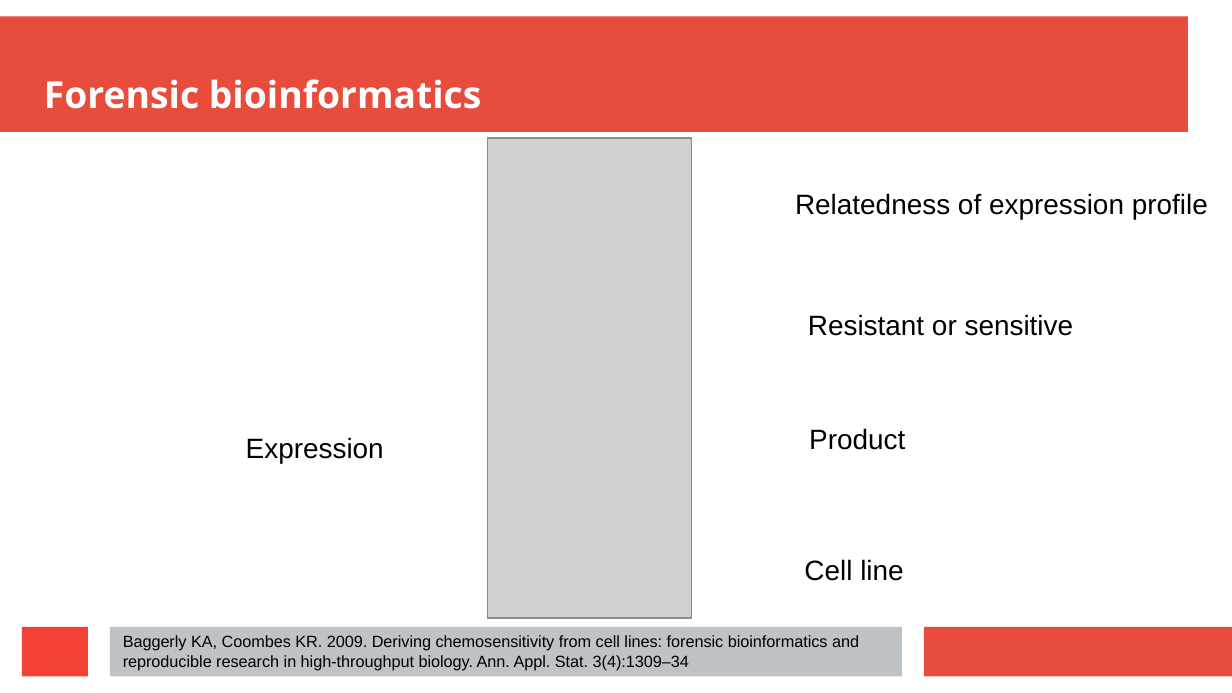
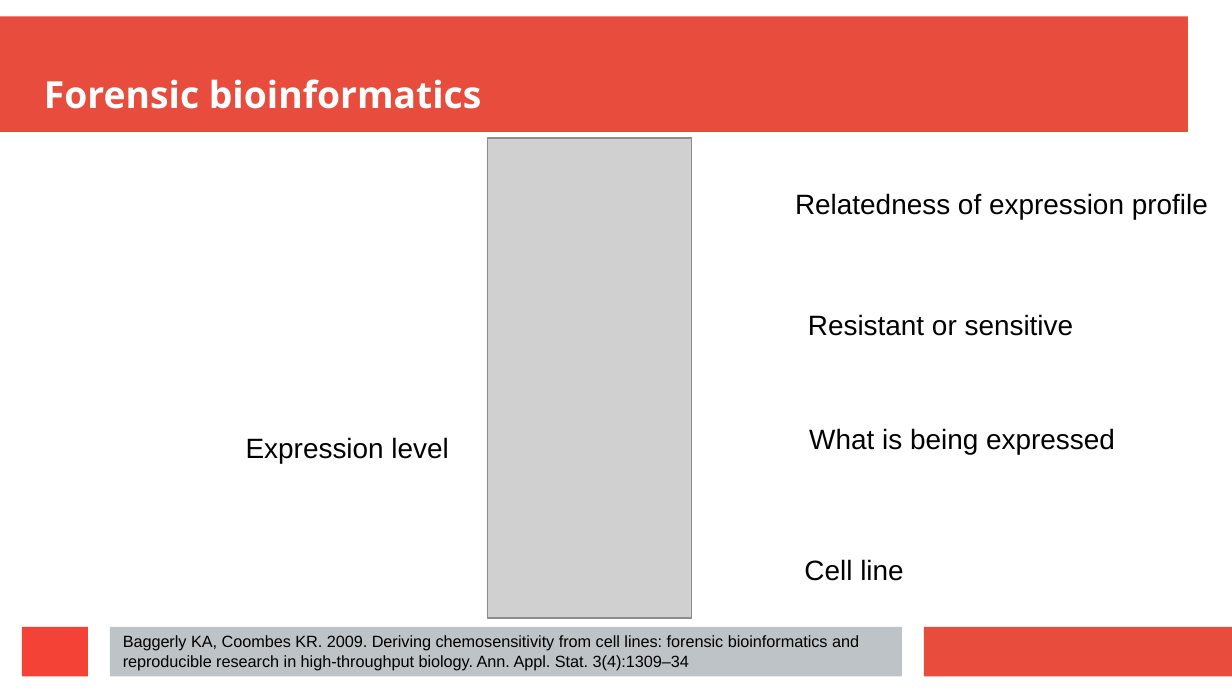
Before and after one commit to richelbilderbeek/journal_club_20220602, a slide deck: slide 13 of journal_club_20220602.odp (slide 9 before the commit). Drawn at 1232x693 pixels with LibreOffice and Linux fonts; fonts in the diff are those of the drawing; grey boxes stand for pictures. Boxes give left, top, right and bottom in pixels: in the first picture for what was removed or moved away, otherwise in the second. Text is boxed around its words. In the diff, an @@ line names an element or a change of style, - is before the commit and + after.

```diff
--- a/journal_club_20220602.odp
+++ b/journal_club_20220602.odp
@@ text at bbox=[246, 437, 448, 463]: text changed @@
-Expression
+Expression level
@@ text removed at bbox=[809, 428, 905, 450] @@
-Product
@@ text added at bbox=[809, 428, 1115, 454], 18 pt, text #000000 @@
+What is being expressed
```
Also in this commit, not shown: 5 other slides changed, 16 slides added, 3 slides removed, 12 other files.
